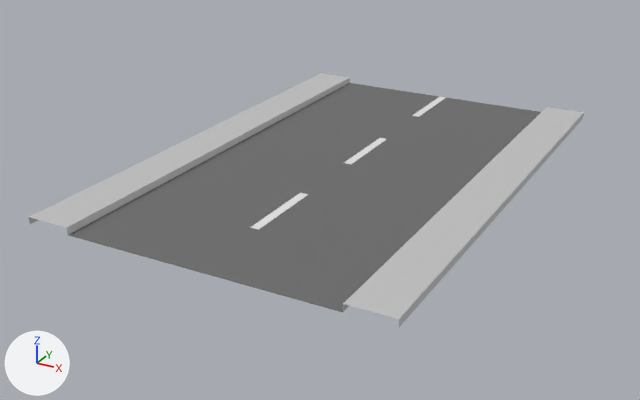
What one commit did to the FBX model Prototipo1/Assets/Modelos3D/Calle.fbx.
Before and after are seen from a camera (50 mm lens) standing at (14.6, -8.7, 12.6) and looking at (-0.6, 19.0, -1.3). The lights are fixed; the arrows at lower left show +X, +Y and +Z. Where no turn or scale is listed for an object, it has been applied to the vertices.

Script lines for the objects in view, before the commit:
```python
mat_banqueta = principled_material('Banqueta')
mat_banqueta.base_color = (0.549, 0.549, 0.549)  # light grey #c3c3c3
mat_calle = principled_material('Calle')
mat_calle.base_color = (0.152, 0.152, 0.152)  # dark grey #6d6d6d
mat_calle.roughness = 0.89
me_plane_001 = bpy.data.meshes.new('Plane.001')
me_plane_001.from_pydata(...)  # 90 vertices, 66 faces; spans x -10.0..10.0, y -10.0..10.0, z 0.0..0.3
# faces by material slot: [27, 36, 3]
me_plane_001.materials.append(mat_calle)  # dark grey #6d6d6d
me_plane_001.materials.append(mat_banqueta)  # light grey #c3c3c3
me_plane_001.materials.append(mat_pinturablanca)  # white #e7e7e7
ob_calle = bpy.data.objects.new('Calle', me_plane_001)
ob_calle.location = (0.0, 20.0, 0.0)
```
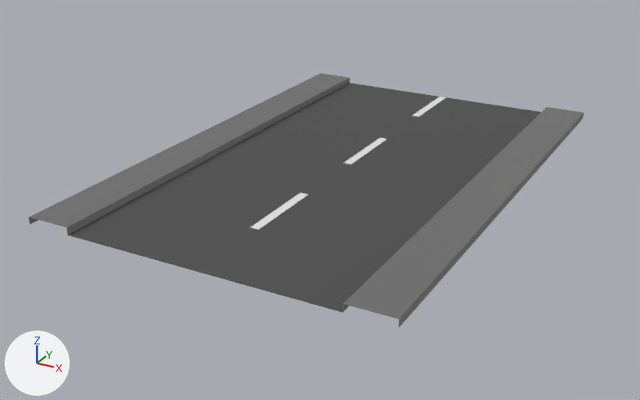
What differs and where, as boxes (x1, y1, x2, y2) in the pictures (640 x 400 px):
'Calle', recoloured
    both: (29, 73, 584, 327)

What the commit changed:
Material 'Calle' (mat_calle) changes colour from dark grey #6d6d6d to dark grey #4e4e4e; in linear values from (0.152, 0.152, 0.152) to (0.0766, 0.0766, 0.0766).
Material 'Banqueta' (mat_banqueta) changes colour from light grey #c4c4c4 to dark grey #6e6e6e; in linear values from (0.549, 0.549, 0.549) to (0.157, 0.157, 0.157).
